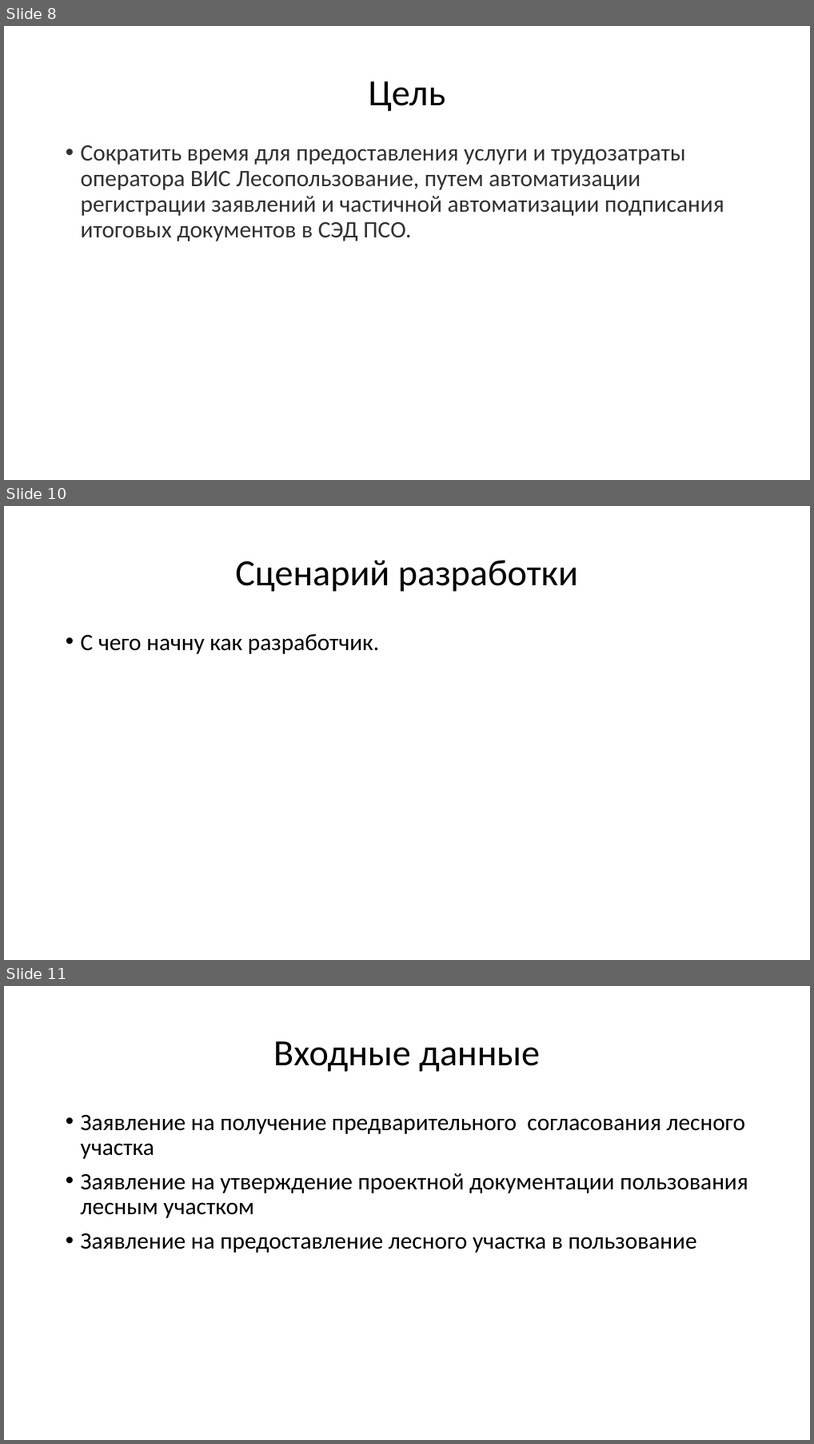
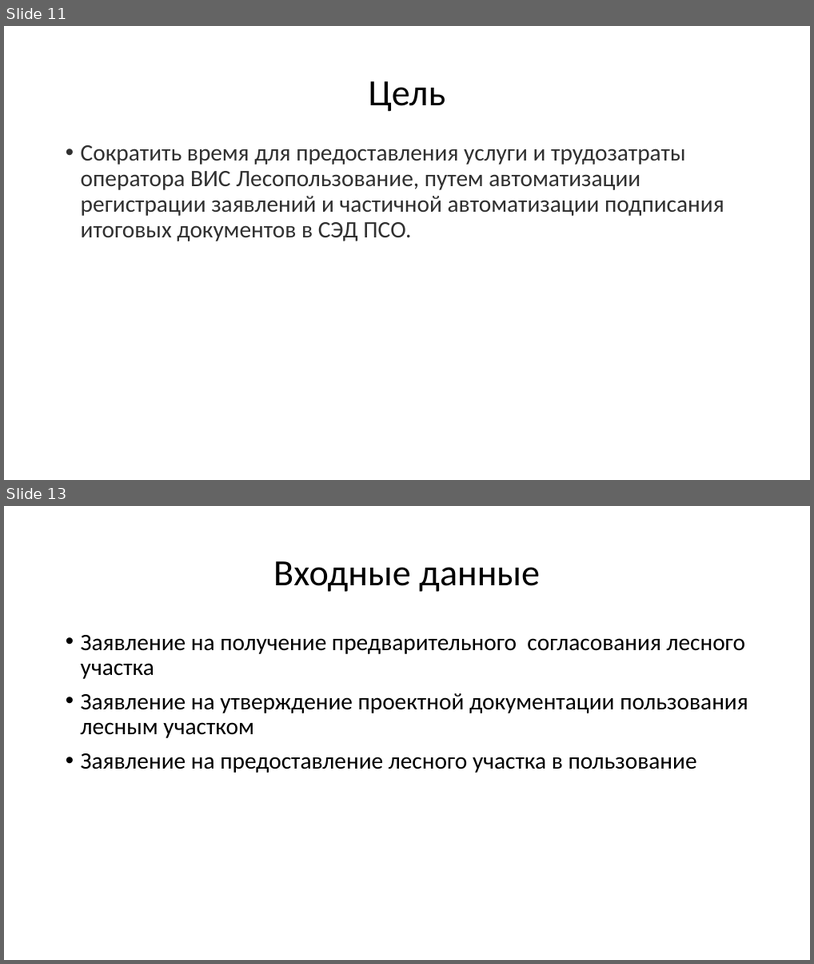
Before and after one commit to mcdodik20008/docs, a slide deck: Презентация.pptx. Shown one above the other, each under a label of ours: slides 8, 10 and 11 before the commit, slides 11 and 13 after it; the slides between them are not shown. The pictures are 814x1444 and 814x964 pixels, drawn with LibreOffice and Linux fonts; fonts in the diff are those of the drawing. Boxes give left, top, right and bottom in pixels: in the first picture for what was removed or moved away, otherwise in the second. Text is boxed around its words. In the diff, an @@ line names an element or a change of style, - is before the commit and + after.

```diff
--- a/Презентация.pptx
+++ b/Презентация.pptx
@@ slide 10 removed at box(4, 506, 810, 960), background #FFFFFF @@
@@ title removed at box(235, 560, 578, 592) @@
-Сценарий разработки
@@ text removed at box(81, 634, 379, 654) @@
-• С чего начну как разработчик.
@@ what was slide 8 is now slide 11 @@
@@ what was slide 11 is now slide 13 @@
```
Also in this commit, not shown: 4 slides changed, 4 slides added, 1 other slide removed, 2 other files.
